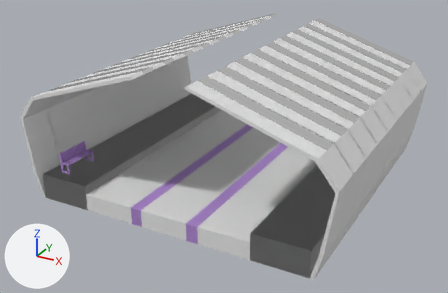
Before and after pictures for a commit that changed the Blender file Proiect/Blender/Main/road.blend.
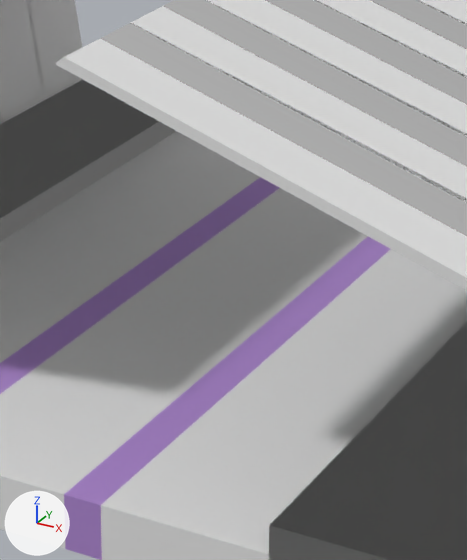
There are two pictures of each version: one whole from a 50 mm lens placed at (32.13, -46.39, 33.03), pointed at (-1.14, 14.11, 2.78), one close up on the part from 37% to 70% of the width and 23% to 83% of the height. The axes (+X, +Y, +Z) are drawn at lower left. The lights are the same throughout.

Names of what the first close-up shows: 'Pavement', 'Road', 'Walls', 'Walls.001'.
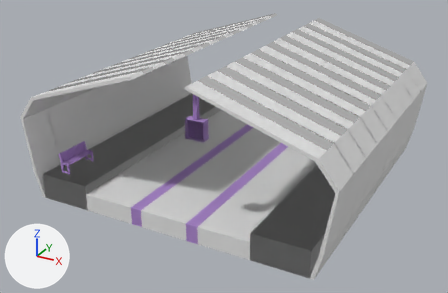
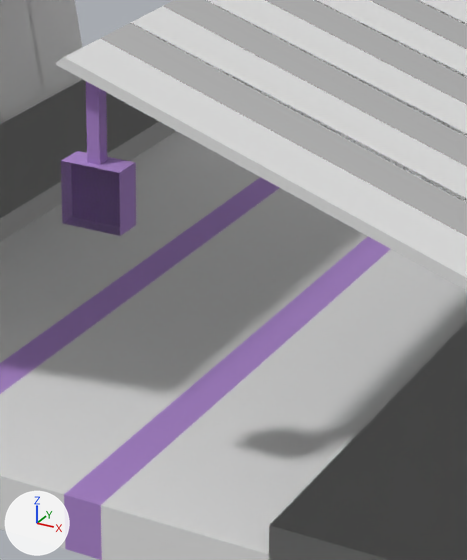
The change in detail:
Object 'Leg' (ob_leg) is now shown.
Object 'Leg.001' (ob_leg_001) is now shown.

Changed parts and their boxes [x1, y1, x2, y2] in the close-ups (467 x 560 px):
'Leg.001', shown
    after: [61, 161, 120, 236]
'Leg', shown
    after: [61, 81, 136, 236]
